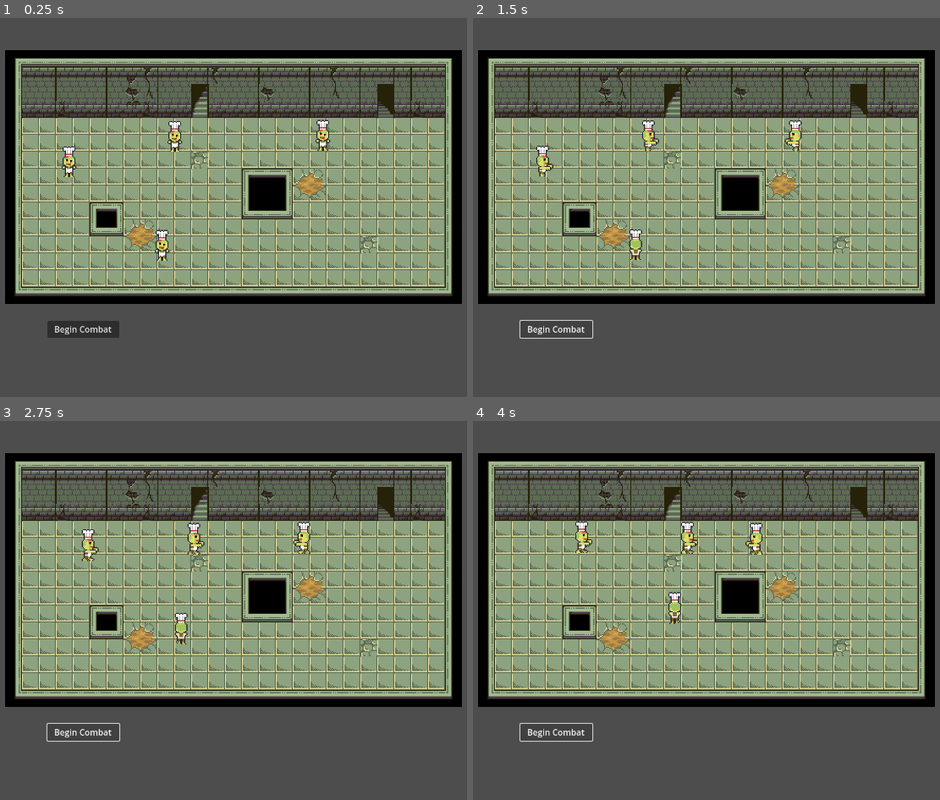
Above: before the commit, frames 1-4 (two rows, left to right).
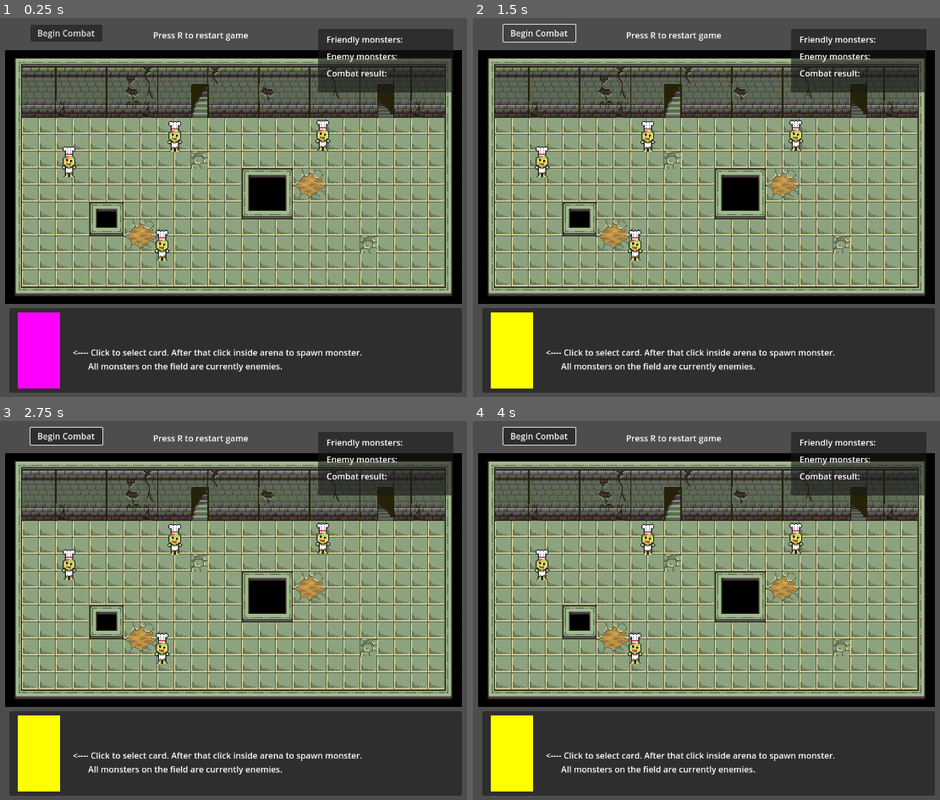
Above: after the commit, the same moments.

Repository: ndimitrov04/Hellbakers
Game: Godot game, scene res://Scenes/main.tscn
Two runs of this game, one before a commit and one after it. Both use one fixed random seed, a clock stepped at 60 frames per second and the inputs below.
Inputs (mouse positions are in pixels of both pictures, inside the frame that each line leads up to):
- Up to frame 1 (0.25 s): no input
- Up to frame 2 (1.5 s): click (510, 351) at 0.52 s; click "Begin Combat" at 1.25 s
- Up to frame 3 (2.75 s): click "Begin Combat" at 2 s
- Up to frame 4 (4 s): click (510, 754) at 2.77 s; click "Begin Combat" at 3.5 s

The runs differ from the first frame. In frame 1, 26% of the frame differs, in the area x 1-99%, y 1-99%; in frame 2, 26%; in frame 3, 27%; in frame 4, 27%.

Commit message:
Created card implementation + monster placement base mechanic
Started hand UI
Added a monster counter
Added restart
Added debug labels

Diff:
--- a/Scenes/Monsters/monster_template.tscn
+++ b/Scenes/Monsters/monster_template.tscn
@@ -282,6 +282,7 @@
 size = Vector2(32, 48)
 
 [node name="Monster" type="CharacterBody2D"]
+y_sort_enabled = true
 position = Vector2(0, -8)
 motion_mode = 1
 script = ExtResource("1_3id74")
--- a/Scenes/Monsters/zombie.tscn
+++ b/Scenes/Monsters/zombie.tscn
@@ -425,6 +425,7 @@
 radius = 32.0
 
 [node name="Zombie" type="CharacterBody2D"]
+y_sort_enabled = true
 position = Vector2(0, -8)
 motion_mode = 1
 script = ExtResource("1_2e7eb")
--- /dev/null
+++ b/Scenes/UI/Misc/blocker.tscn
@@ -0,0 +1,16 @@
+[gd_scene load_steps=2 format=3 uid="uid://cc8sukrekiwav"]
+
+[ext_resource type="Script" path="res://Scripts/UI/Misc/mouse_stop.gd" id="1_iiotv"]
+
+[node name="Blocker" type="Control"]
+top_level = true
+z_index = 10
+z_as_relative = false
+layout_mode = 3
+anchors_preset = 0
+offset_left = -40.0
+offset_top = -40.0
+offset_right = 40.0
+offset_bottom = 40.0
+mouse_default_cursor_shape = 8
+script = ExtResource("1_iiotv")
--- /dev/null
+++ b/Scenes/UI/gui.tscn
@@ -0,0 +1,148 @@
+[gd_scene load_steps=8 format=3 uid="uid://by4t0dl6gt321"]
+
+[ext_resource type="Script" path="res://Scripts/UI/control.gd" id="1_8irx8"]
+[ext_resource type="Script" path="res://Scripts/UI/CardHand/hand.gd" id="2_gp50u"]
+[ext_resource type="Script" path="res://Scripts/Cards/card.gd" id="3_fx3qr"]
+[ext_resource type="PackedScene" uid="uid://d0x48qhwf0c4k" path="res://Scenes/Monsters/zombie.tscn" id="4_b5qke"]
+
+[sub_resource type="PlaceholderTexture2D" id="PlaceholderTexture2D_xxmrf"]
+size = Vector2(80, 144)
+
+[sub_resource type="Gradient" id="Gradient_80lop"]
+offsets = PackedFloat32Array(0.00704225, 1)
+colors = PackedColorArray(1, 1, 0, 1, 1, 1, 0, 1)
+
+[sub_resource type="GradientTexture2D" id="GradientTexture2D_lhdig"]
+gradient = SubResource("Gradient_80lop")
+width = 80
+height = 144
+
+[node name="GUI" type="CanvasLayer"]
+
+[node name="Control" type="Control" parent="."]
+layout_mode = 3
+anchors_preset = 0
+offset_right = 1280.0
+offset_bottom = 720.0
+script = ExtResource("1_8irx8")
+
+[node name="ArenaArea" type="Control" parent="Control"]
+layout_mode = 1
+anchor_left = 0.075
+anchor_top = 0.3
+anchor_right = 0.075
+anchor_bottom = 0.3
+offset_top = -1.52588e-05
+offset_right = 736.0
+offset_bottom = 264.0
+
+[node name="BeginCombat" type="Button" parent="Control"]
+layout_mode = 1
+anchors_preset = -1
+anchor_left = 0.062
+anchor_top = 0.022
+anchor_right = 0.062
+anchor_bottom = 0.022
+offset_left = 0.639999
+offset_top = 0.159999
+offset_right = 136.64
+offset_bottom = 32.16
+text = "Begin Combat"
+
+[node name="Hand" type="Panel" parent="Control"]
+layout_mode = 1
+anchors_preset = -1
+anchor_left = 0.031
+anchor_top = 0.778
+anchor_right = 0.7
+anchor_bottom = 0.978
+offset_left = 0.32
+offset_top = -8.16003
+offset_right = -6.10352e-05
+offset_bottom = 7.83997
+script = ExtResource("2_gp50u")
+
+[node name="Card" type="TextureButton" parent="Control/Hand"]
+layout_mode = 1
+anchors_preset = -1
+anchor_left = 0.019
+anchor_top = 0.95
+anchor_right = 0.019
+anchor_bottom = 0.95
+offset_left = -0.264002
+offset_top = -144.0
+offset_right = 79.736
+toggle_mode = true
+texture_normal = SubResource("PlaceholderTexture2D_xxmrf")
+texture_pressed = SubResource("GradientTexture2D_lhdig")
+script = ExtResource("3_fx3qr")
+metadata/monster = ExtResource("4_b5qke")
+
+[node name="Stats" type="Panel" parent="Control"]
+layout_mode = 1
+anchors_preset = -1
+anchor_left = 0.687
+anchor_top = 0.033
+anchor_right = 0.687
+anchor_bottom = 0.033
+offset_left = -255.36
+offset_top = 0.24
+offset_right = 0.639954
+offset_bottom = 120.24
+
+[node name="FriendlyCount" type="Label" parent="Control/Stats"]
+layout_mode = 0
+offset_left = 16.0
+offset_top = 8.0
+offset_right = 165.0
+offset_bottom = 31.0
+text = "Friendly monsters: "
+
+[node name="EnemyCount" type="Label" parent="Control/Stats"]
+layout_mode = 0
+offset_left = 16.0
+offset_top = 40.0
+offset_right = 150.0
+offset_bottom = 63.0
+text = "Enemy monsters:"
+
+[node name="CombatResult" type="Label" parent="Control/Stats"]
+layout_mode = 0
+offset_left = 16.0
+offset_top = 72.0
+offset_right = 135.0
+offset_bottom = 95.0
+text = "Combat result: "
+
+[node name="MouseStop" type="Control" parent="Control"]
+anchors_preset = 0
+offset_right = 1280.0
+offset_bottom = 720.0
+mouse_filter = 2
+
+[node name="RestartLabel" type="Label" parent="Control"]
+layout_mode = 1
+anchors_preset = -1
+anchor_left = 0.244
+anchor_top = 0.033
+anchor_right = 0.244
+anchor_bottom = 0.033
+offset_left = -0.320007
+offset_top = 0.24
+offset_right = 179.68
+offset_bottom = 23.24
+text = "Press R to restart game"
+
+[node name="InstLabel" type="Label" parent="Control"]
+layout_mode = 1
+anchors_preset = -1
+anchor_left = 0.244
+anchor_top = 0.033
+anchor_right = 0.244
+anchor_bottom = 0.033
+offset_left = -152.32
+offset_top = 600.24
+offset_right = 395.68
+offset_bottom = 623.24
+text = "<---- Click to select card. After that click inside arena to spawn monster.
+       All monsters on the field are currently enemies."
--- a/Scenes/main.tscn
+++ b/Scenes/main.tscn
@@ -1,8 +1,9 @@
-[gd_scene load_steps=6 format=4 uid="uid://c4q3b45d6kfj8"]
-
+[gd_scene load_steps=7 format=4 uid="uid://c4q3b45d6kfj8"]
+
+[ext_resource type="Script" path="res://Scripts/arena.gd" id="1_fiidf"]
 [ext_resource type="Texture2D" uid="uid://bll5f2wibs7m5" path="res://Images/PlaceholderImages/Dungeon_WallsAndFloors.png" id="2_id7kx"]
 [ext_resource type="PackedScene" uid="uid://d0x48qhwf0c4k" path="res://Scenes/Monsters/zombie.tscn" id="2_porr3"]
-[ext_resource type="Script" path="res://Scripts/UI/control.gd" id="3_jiw5e"]
+[ext_resource type="PackedScene" uid="uid://by4t0dl6gt321" path="res://Scenes/UI/gui.tscn" id="4_kfga7"]
 
 [sub_resource type="TileSetAtlasSource" id="TileSetAtlasSource_6libq"]
 texture = ExtResource("2_id7kx")
@@ -237,6 +238,7 @@
 [node name="Main" type="Node2D"]
 
 [node name="Arena" type="Node2D" parent="."]
+script = ExtResource("1_fiidf")
 
 [node name="BackgroundTiles" type="TileMapLayer" parent="Arena"]
 scale = Vector2(2, 2)
@@ -245,9 +247,11 @@
 
 [node name="Zombie" parent="Arena" instance=ExtResource("2_porr3")]
 position = Vector2(152, 272)
+type = 1
 
 [node name="Zombie2" parent="Arena" instance=ExtResource("2_porr3")]
 position = Vector2(352, 224)
+type = 1
 
 [node name="Zombie3" parent="Arena" instance=ExtResource("2_porr3")]
 position = Vector2(328, 430)
@@ -257,23 +261,4 @@
 position = Vector2(632, 222)
 type = 1
 
-[node name="GUI" type="CanvasLayer" parent="."]
-
-[node name="Control" type="Control" parent="GUI"]
-layout_mode = 3
-anchors_preset = 0
-offset_right = 1280.0
-offset_bottom = 720.0
-script = ExtResource("3_jiw5e")
-
-[node name="BeginCombat" type="Button" parent="GUI/Control"]
-layout_mode = 1
-anchors_preset = -1
-anchor_left = 0.087
-anchor_top = 0.8
-anchor_right = 0.087
-anchor_bottom = 0.8
-offset_left = 0.639992
-offset_right = 136.64
-offset_bottom = 32.0
-text = "Begin Combat"
+[node name="GUI" parent="." instance=ExtResource("4_kfga7")]
--- a/Scripts/Behaviours/simple_movement.gd
+++ b/Scripts/Behaviours/simple_movement.gd
@@ -22,7 +22,7 @@
 	attack_radius_shape.shape.radius = get_parent().hurtbox_shape.shape.radius
 
 # Called every frame. 'delta' is the elapsed time since the previous frame.
-func _process(delta):
+func _process(_delta):
 	if get_parent().combat_started and moving and get_parent().hp > 0:
 		limit_speed()
 		if get_parent().current_target != null:
--- /dev/null
+++ b/Scripts/Cards/card.gd
@@ -0,0 +1,26 @@
+extends TextureButton
+
+@onready var control = $"../.."
+
+var cursed : bool = false # False - Join player team; True - Join enemy team
+
+var monster
+var click_blocker = preload("res://Scenes/UI/Misc/blocker.tscn")
+
+# Called when the node enters the scene tree for the first time.
+func _ready():
+	connect("toggled", _on_toggled)
+	# Wait for object creation before assigning monster object as meta
+	await get_tree().create_timer(0.2).timeout
+	monster = get_meta("monster")
+
+# Called every frame. 'delta' is the elapsed time since the previous frame.
+func _process(_delta):
+	pass
+
+## When card is pressed, have it be selected.
+## With a card selected, create a monster at the location of the next
+## left click.
+func _on_toggled(toggled_on : bool):
+	control.card_selected = toggled_on
+	control.selected_card = self
--- a/Scripts/Monsters/monster_template.gd
+++ b/Scripts/Monsters/monster_template.gd
@@ -1,4 +1,6 @@
 extends CharacterBody2D
+
+@onready var arena = $".." # Connection to arena
 
 @onready var sprite = $AnimatedSprite2D
 @onready var walkbox = $Walkbox
@@ -55,6 +57,8 @@
 			sprite.play("die_left")
 		Direction.RIGHT:
 			sprite.play("die_right")
+	# Use to update monster counters
+	arena.count_monsters()
 
 # This function can be optimized,
 # no need to check if every animation is a death animation.
--- a/Scripts/Monsters/zombie.gd
+++ b/Scripts/Monsters/zombie.gd
@@ -1,4 +1,6 @@
 extends CharacterBody2D
+
+@onready var arena = $".." # Connection to arena
 
 @onready var sprite = $AnimatedSprite2D
 @onready var walkbox = $Walkbox
@@ -38,7 +40,7 @@
 	simple_movement.attack_radius.connect("area_entered", check_area_in_range)
 	hurtbox.connect("area_entered", _on_hurtbox_area_entered)
 
-func _physics_process(delta):
+func _physics_process(_delta):
 	if combat_started and hp > 0:
 		face_enemy()
 		play_movement_animation()
@@ -77,6 +79,8 @@
 	print(animation_name.substr(0,3)) # for debugging, remove later
 	if animation_name.substr(0,3) == "die":
 		print(name + " has died!") # for debugging, remove later
+		# Use to update monster counters
+		arena.update_monster_count()
 		queue_free()
 
 ## Detect if in range of enemy and attack.
@@ -140,7 +144,6 @@
 ## Finds new target on the arena from the enemy team
 # TBA - Target should be chosen based on distance from caster
 func find_target() -> void:
-	var arena = get_parent()
 	if type == Globals.ObjectType.FRIENDLY:
 		for object in arena.get_children():
 			if "type" not in object:
--- /dev/null
+++ b/Scripts/UI/CardHand/hand.gd
@@ -0,0 +1,17 @@
+extends Panel
+
+var card_button_group = ButtonGroup.new()
+
+# Called when the node enters the scene tree for the first time.
+func _ready():
+	pass # Replace with function body.
+
+# Called every frame. 'delta' is the elapsed time since the previous frame.
+func _process(_delta):
+	if Input.is_action_just_pressed("debug_take_card"):
+		pass
+
+## Add card to hand and add card button to hand button_group
+## so only one card can be "active" or "chosen" at a time
+func add_card(card):
+	card.button_group = card_button_group
--- /dev/null
+++ b/Scripts/UI/Misc/mouse_stop.gd
@@ -0,0 +1,25 @@
+extends Control
+
+@onready var control = $/root/Main/GUI/Control
+
+var block_controls : bool = false
+
+# Called when the node enters the scene tree for the first time.
+func _ready():
+	connect("mouse_entered", _on_mouse_entered)
+	connect("mouse_exited", _on_mouse_exited)
+
+# Called every frame. 'delta' is the elapsed time since the previous frame.
+func _process(_delta):
+	# This node is top level. Position must be manually updated.
+	global_position = get_parent().global_position
+	if block_controls:
+		control.can_click = false
+
+func _on_mouse_entered() -> void:
+	print("controlblock")
+	block_controls = true
+
+func _on_mouse_exited() -> void:
+	block_controls = false
+	control.can_click = true
--- a/Scripts/UI/control.gd
+++ b/Scripts/UI/control.gd
@@ -1,18 +1,74 @@
 extends Control
 
 @onready var arena = $"../../Arena"
+@onready var begin_combat = $BeginCombat
+@onready var mouse_stop = $MouseStop
 
-@onready var begin_combat = $BeginCombat
+@onready var stats = $Stats
+@onready var friendly_count = $Stats/FriendlyCount
+@onready var enemy_count = $Stats/EnemyCount
+@onready var combat_result = $Stats/CombatResult
+
+## Clickable area in which monsters will be able to be spawned
+## on click if a card has been previously selected.
+@onready var arena_area = $ArenaArea
+
+## Unclickable Areas
+
+var card_selected : bool = false	# Is a card selected?
+var selected_card 					# Contains selected card
+var can_click : bool = false		# True if mouse is in arena_area; False otherwise
 
 # Called when the node enters the scene tree for the first time.
 func _ready():
 	begin_combat.connect("pressed", _on_begin_combat_pressed)
+	arena_area.connect("mouse_entered", _on_mouse_entered)
+	arena_area.connect("mouse_exited", _on_mouse_exited)
 
 # Called every frame. 'delta' is the elapsed time since the previous frame.
-func _process(delta):
-	pass
+func _process(_delta):
+	if Input.is_action_just_pressed("restart"):
+		get_tree().reload_current_scene()
 
-func _on_begin_combat_pressed():
+func _input(event):
+	if event is InputEventMouseButton and event.button_index == MOUSE_BUTTON_LEFT and event.pressed:
+		if can_click and card_selected:
+			var click_position = get_global_mouse_position()
+			print("Click position: ", click_position) # Debug, remove
+			spawn_monster(click_position)
+
+func _on_begin_combat_pressed() -> void:
+	# Disable all controls
+	disable_all_controls()
+	# Enable monster AI
 	for object in arena.get_children():
 		if "combat_started" in object:
 			object.combat_started = true
+
+## Disable all child control nodes by intercepting mouse
+## events via control in "mouse stop" mode.
+func disable_all_controls() -> void:
+	mouse_stop.mouse_filter = MouseFilter.MOUSE_FILTER_STOP
+
+## Spawn monster at given coords
+func spawn_monster(spawn_coords : Vector2) -> void:
+	# Spawn monster
+	var monster_instance = selected_card.monster.instantiate()
+	arena.add_child(monster_instance)
+	monster_instance.global_position = spawn_coords
+	# TO-DO - Fix this, doesn't work.
+	# Spawn click-blocker to prevent summoning monsters at the same position
+	#var blocker_instance = selected_card.click_blocker.instantiate()
+	#arena_area.add_child(blocker_instance)
+	#blocker_instance.global_position = spawn_coords
+
+func _on_mouse_entered() -> void:
+	can_click = true
+
+func _on_mouse_exited() -> void:
+	can_click = false
+
+func update_stats(friendlies : int, enemies : int, result_message : String = "Combat result: ") -> void:
+	friendly_count.text = "Friendlies left: " + str(friendlies)
+	enemy_count.text = "Enemies left: " + str(enemies)
+	combat_result.text = result_message
--- a/Scripts/arena.gd
+++ b/Scripts/arena.gd
@@ -1,9 +1,34 @@
 extends Node2D
+
+@onready var control = $"../GUI/Control"
 
 # Called when the node enters the scene tree for the first time.
 func _ready():
 	pass # Replace with function body.
 
 # Called every frame. 'delta' is the elapsed time since the previous frame.
-func _process(delta):
+func _process(_delta):
 	pass
+
+func update_monster_count() -> void:
+	# Wait for calling monster to die
+	await get_tree().create_timer(0.2).timeout
+
+	var friendly_monsters : int = 0
+	var enemy_monsters : int = 0
+	for child in get_children():
+		if "type" in child:
+			if child.type == Globals.ObjectType.FRIENDLY:
+				friendly_monsters += 1
+			if child.type == Globals.ObjectType.ENEMY:
+				enemy_monsters += 1
+
+	var combat_result : String = "Combat result: "
+	if enemy_monsters == 0 and friendly_monsters == 0:
+		combat_result = "Combat result: Draw!"
+	elif enemy_monsters == 0:
+		combat_result = "Combat result: Player Wins!"
+	elif friendly_monsters == 0:
+		combat_result = "Combat result: Enemy Wins!"
+	# Display result in GUI
+	control.update_stats(friendly_monsters, enemy_monsters, combat_result)
--- a/project.godot
+++ b/project.godot
@@ -10,7 +10,8 @@
 
 [application]
 
-config/name="GameJam1"
+config/name="Hellbakers"
+config/version="0.1"
 run/main_scene="res://Scenes/main.tscn"
 config/features=PackedStringArray("4.3", "Forward Plus")
 config/icon="res://icon.svg"
@@ -33,6 +34,19 @@
 "res://Scripts/": "gray"
 }
 
+[input]
+
+debug_take_card={
+"deadzone": 0.5,
+"events": [null, Object(InputEventKey,"resource_local_to_scene":false,"resource_name":"","device":-1,"window_id":0,"alt_pressed":false,"shift_pressed":false,"ctrl_pressed":false,"meta_pressed":false,"pressed":false,"keycode":0,"physical_keycode":67,"key_label":0,"unicode":99,"location":0,"echo":false,"script":null)
+]
+}
+restart={
+"deadzone": 0.5,
+"events": [Object(InputEventKey,"resource_local_to_scene":false,"resource_name":"","device":-1,"window_id":0,"alt_pressed":false,"shift_pressed":false,"ctrl_pressed":false,"meta_pressed":false,"pressed":false,"keycode":0,"physical_keycode":82,"key_label":0,"unicode":114,"location":0,"echo":false,"script":null)
+]
+}
+
 [layer_names]
 
 2d_physics/layer_1="Movement"
Not shown, added: export_presets.cfg
